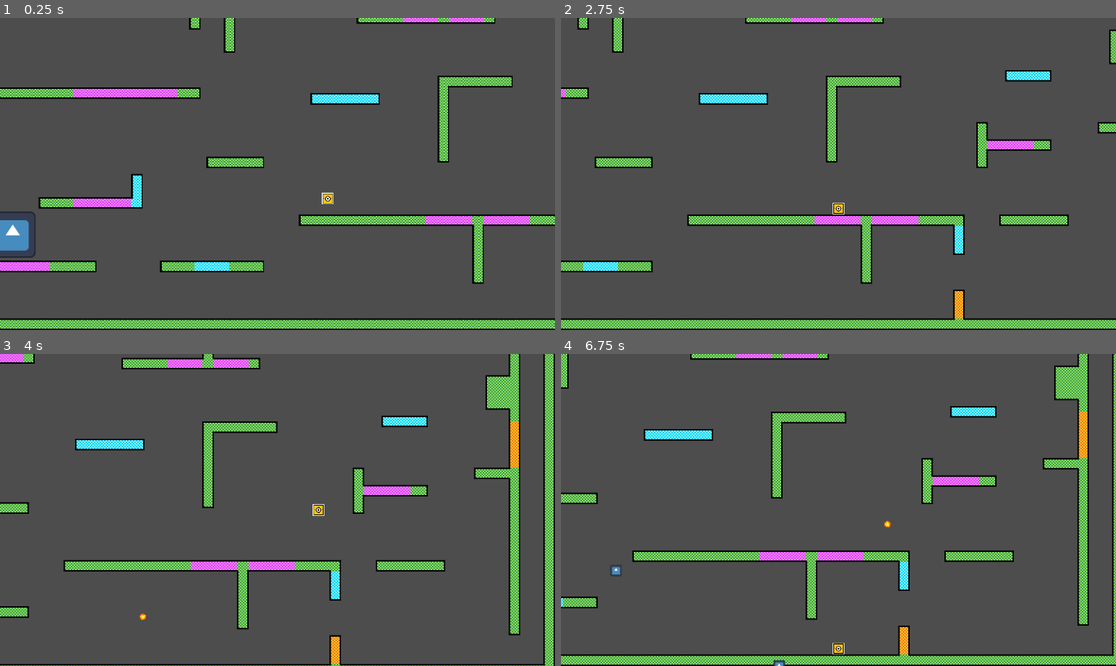
Above: before the commit, frames 1-4 (two rows, left to right).
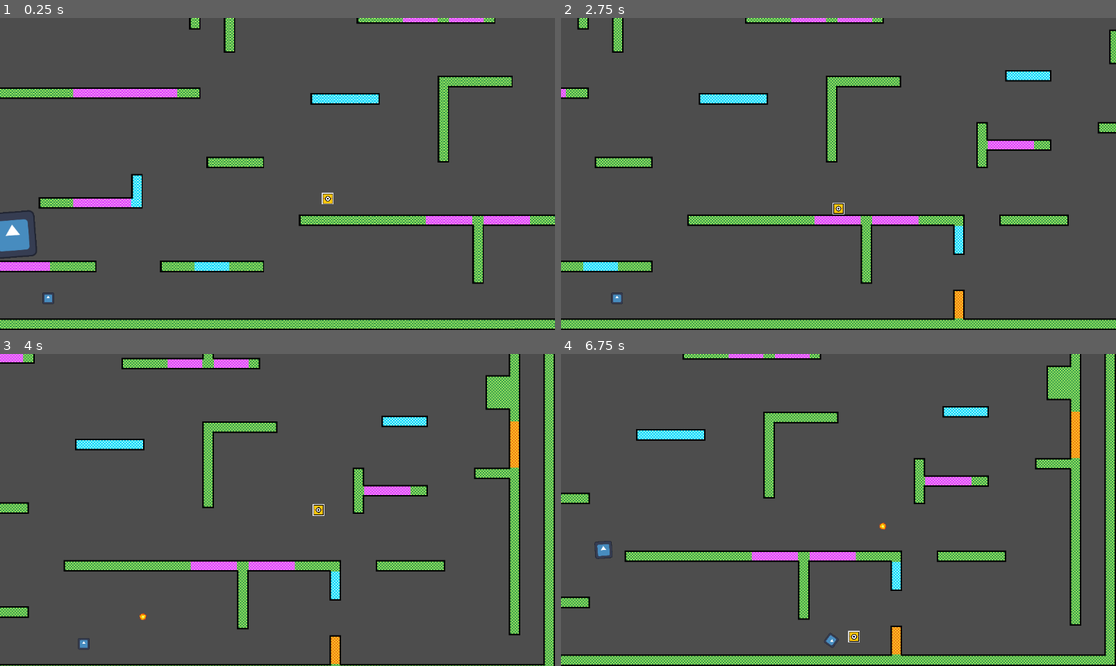
Above: after the commit, the same moments.

Repository: Someone71/Ori-Game
Game: Godot game, scene res://Scenes/OriGame.tscn
Same seed, same stepped clock (60 frames per second), same inputs: the game is played once before the commit and once after it. The engine's default icon, where the game draws it, is replaced by a stand-in: a white triangle on a blue panel in a dark square.
Inputs (mouse positions are in pixels of both pictures, inside the frame that each line leads up to):
- Up to frame 1 (0.25 s): no input
- Up to frame 2 (2.75 s): move the mouse to (960, 158) at 0.52 s; hold D (right) 0.53-2.03 s; right-click (960, 158) at 0.6 s; tap Space (jump) at 0.77, 1.52 s; move the mouse to (727, 189) at 1.27 s; right-click (727, 189) at 1.35 s; move the mouse to (894, 105) at 2.02 s; hold A (left) from 2.03 s (still down); click (894, 105) at 2.1 s; right-click (894, 105) at 2.3 s
- Up to frame 3 (4 s): move the mouse to (249, 572) at 2.77 s; release A (left) at 2.78 s; hold D (right) from 2.78 s (still down); tap Shift (spiritFlame) at 2.85 s; tap Space (jump) at 3.02, 3.77 s; right-click (249, 572) at 3.05 s; move the mouse to (444, 556) at 3.52 s; right-click (444, 556) at 3.6 s
- Up to frame 4 (6.75 s): move the mouse to (672, 463) at 4.27 s; release D (right) at 4.28 s; hold A (left) 4.28-5.03 s; right-click (672, 463) at 4.35 s; tap Space (jump) at 4.52, 6.02 s; move the mouse to (866, 510) at 5.02 s; hold D (right) 5.03-5.78 s; click (866, 510) at 5.1 s; right-click (866, 510) at 5.3 s; move the mouse to (755, 432) at 5.77 s; hold A (left) from 5.78 s (still down); tap Shift (spiritFlame) at 5.85 s; right-click (755, 432) at 6.05 s; move the mouse to (960, 494) at 6.52 s; right-click (960, 494) at 6.6 s

The runs differ from the first frame. In frame 1, 0.2% of the frame differs, in the area x 0-10%, y 61-92%; in frame 2, less than 0.1%; in frame 3, less than 0.1%; in frame 4, 14%, in the area x 0-100%, y 0-100%.

Commit message:
finished making the map projectile shooter

Diff:
--- a/Scenes/OriGame.tscn
+++ b/Scenes/OriGame.tscn
@@ -21,8 +21,9 @@
 
 [node name="ProjectileShooter" parent="." unique_id=537314386 instance=ExtResource("4_k078d")]
 position = Vector2(152, -264)
+rotation = -0.07853982
 
 [node name="MapProjectile" parent="." unique_id=121647500 instance=ExtResource("4_og7hn")]
 position = Vector2(200, -88)
 speed = 200
-mass = 1
+mass = 1.0
--- a/Scenes/Player.tscn
+++ b/Scenes/Player.tscn
@@ -10,6 +10,7 @@
 size = Vector2(64, 64)
 
 [node name="Player" type="CharacterBody2D" unique_id=1127191638]
+z_index = 3
 collision_layer = 2
 collision_mask = 9
 script = ExtResource("1_kyqiw")
--- a/Scenes/PlayerProjectile.tscn
+++ b/Scenes/PlayerProjectile.tscn
@@ -6,6 +6,8 @@
 [sub_resource type="CircleShape2D" id="CircleShape2D_0qa5i"]
 
 [node name="playerProjectile" type="Area2D" unique_id=2073463590]
+collision_layer = 8
+collision_mask = 3
 script = ExtResource("1_h7ut4")
 
 [node name="CollisionShape2D" type="CollisionShape2D" parent="." unique_id=329180365]
--- a/Scenes/ProjectileShooter.tscn
+++ b/Scenes/ProjectileShooter.tscn
@@ -4,7 +4,9 @@
 [ext_resource type="Texture2D" uid="uid://bv4qta65djmof" path="res://icon.svg" id="2_w74c4"]
 
 [node name="ProjectileShooter" type="Node2D" unique_id=537314386]
+z_index = 1
 script = ExtResource("1_7a6th")
+projectileMass = 1.5
 
 [node name="Sprite2D" type="Sprite2D" parent="." unique_id=440895800]
 texture = ExtResource("2_w74c4")
--- a/Scripts/mapProjectile.gd
+++ b/Scripts/mapProjectile.gd
@@ -1,13 +1,11 @@
 extends Area2D
 
-@export var speed : int = 200
-@export var mass = 1
+var speed : int
+var mass : float
 var direction : Vector2
 
-var startingPosition : Vector2
-
 func _ready() -> void:
-	position = startingPosition
+	scale *= mass
 
 func _physics_process(delta: float) -> void:
 	direction = Vector2.RIGHT.rotated(rotation)
--- a/Scripts/player.gd
+++ b/Scripts/player.gd
@@ -105,6 +105,7 @@
 		if bashTimer <= 0 or Input.is_action_just_released("bash"):
 			velocity = get_local_mouse_position().normalized() * 600 * closestProjectile.mass
 			closestProjectile.rotation = (get_local_mouse_position() * -1).angle()
+			closestProjectile.speed /= closestProjectile.mass / 2
 
 			velocity.y -= 200
 			bashCD = 1
--- a/Scripts/player_projectile.gd
+++ b/Scripts/player_projectile.gd
@@ -1,7 +1,7 @@
 extends Area2D
 
 @export var speed : int = 200
-@export var mass = 1
+@export var mass = 1.0
 var velocity: Vector2 = Vector2.ZERO
 
 func setup(dir: Vector2) -> void:
--- a/Scripts/projectile_shooter.gd
+++ b/Scripts/projectile_shooter.gd
@@ -2,6 +2,9 @@
 
 @onready var main = get_tree().get_root().get_node("OriGame")
 @onready var projectile = load("res://Scenes/MapProjectile.tscn")
+
+@export var projectileSpeed = 200
+@export var projectileMass = 1.0
 
 var shootingCD = 3
 
@@ -14,5 +17,7 @@
 func shoot():
 	var instance = projectile.instantiate()
 	instance.rotation = rotation
-	instance.startingPosition = global_position
-	get_tree().current_scene.add_child(instance)
+	instance.position = global_position
+	instance.speed = projectileSpeed
+	instance.mass = projectileMass
+	main.add_child.call_deferred(instance)
